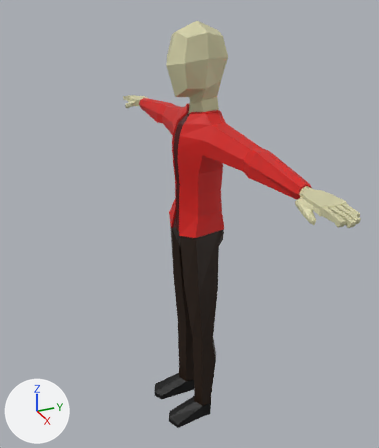
Renders of the Blender file Western Shooter Client/Assets/Models/remotePlayer.blend from each side of a commit.
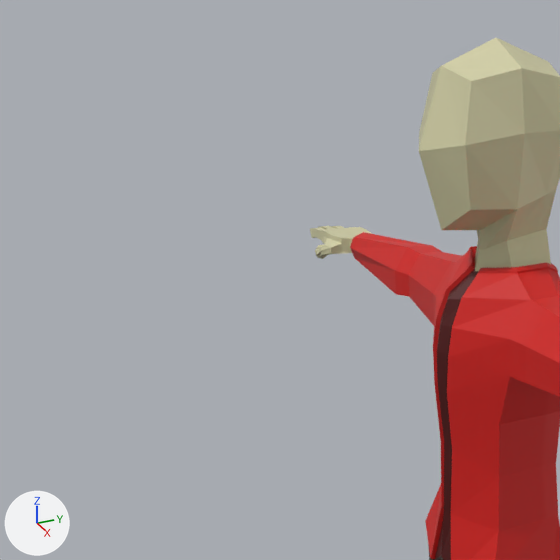
Each version is shown whole from a 50 mm camera at (26.35, -11.64, 26.85) aimed at (0.73, -0.12, 14.04), then close up on the part from 0% to 59% of the width and 1% to 51% of the height. Every picture has the same lights, and +X, +Y and +Z are marked at lower left.
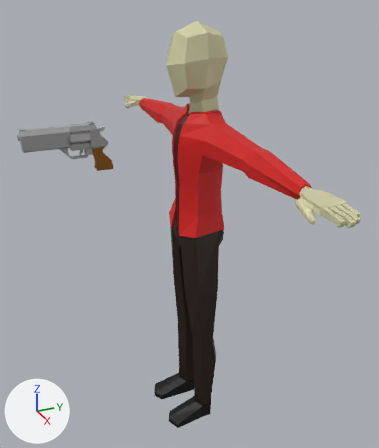
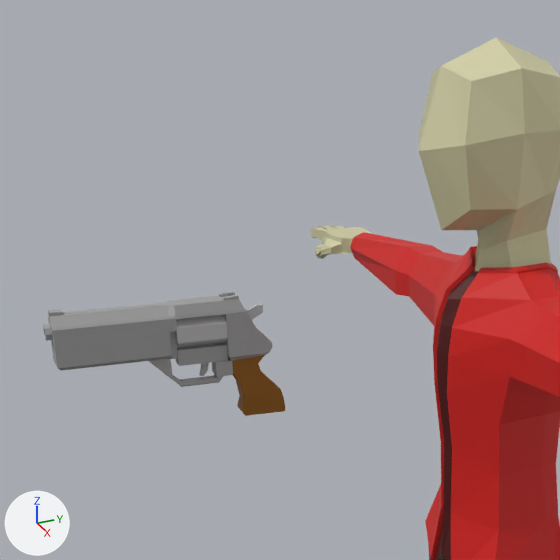
Pixel boxes (x1, y1, x2, y2) of what changed, in the close-ups (560 x 560 px):
'Revolver', added
    after: (43, 291, 285, 416)

What the commit changed:
Picture 'RevolverTexture.png' (img_revolvertexture_png) is new.
Material 'revolver' (mat_revolver) is new.
Its texture is img_revolvertexture_png.
Mesh me_cylinder is new.
It has 479 vertices, 436 faces and spans x -2.56..4.29, y -0.81..0.81, z -7.42..4.91.
It uses material mat_revolver (picture img_revolvertexture_png).
Object 'Revolver' (ob_revolver) is new; it shows me_cylinder.
Its location is (0.01, -6.19, 19.48).
Its rotation in degrees is (-89, 90, 0).
Its scale is (0.375, 0.375, 0.375).
